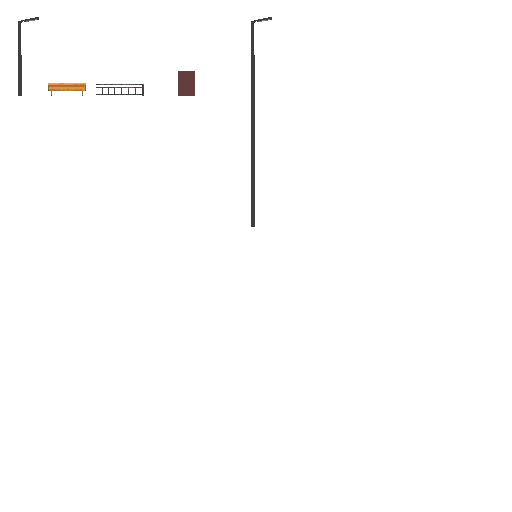
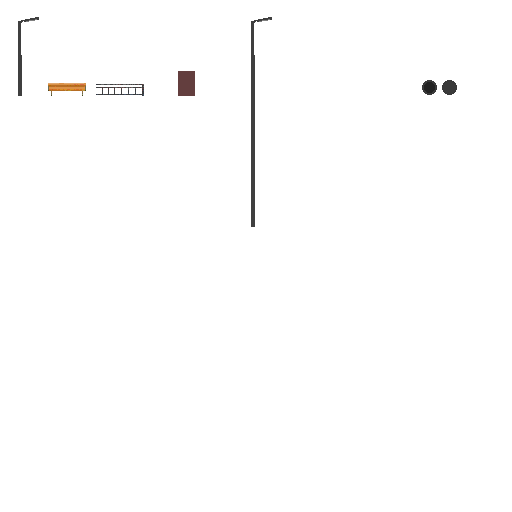
The second 512 x 512 image is a revision of the first. Changes to its layers:
added layer "하수구2" above "하수구" over [442, 80, 457, 95]
added layer "하수구" above "레이어 1" over [422, 80, 437, 95]